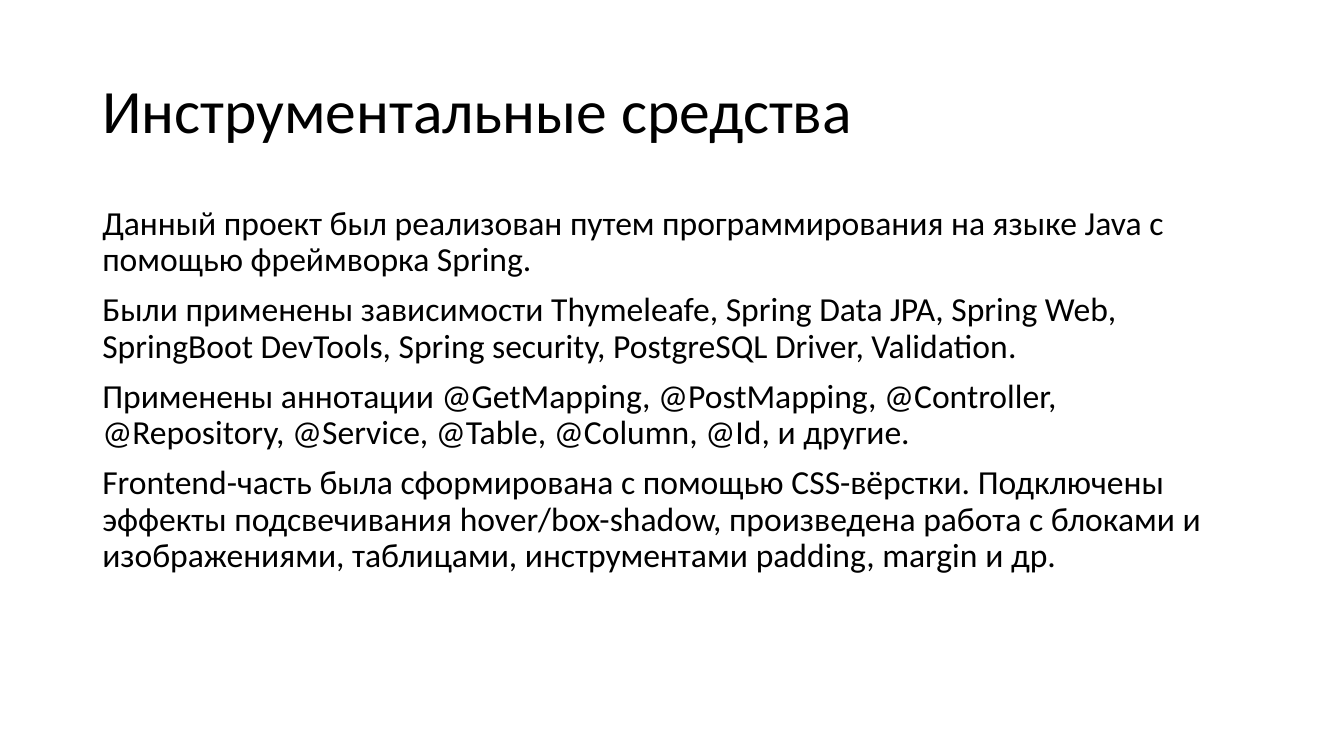
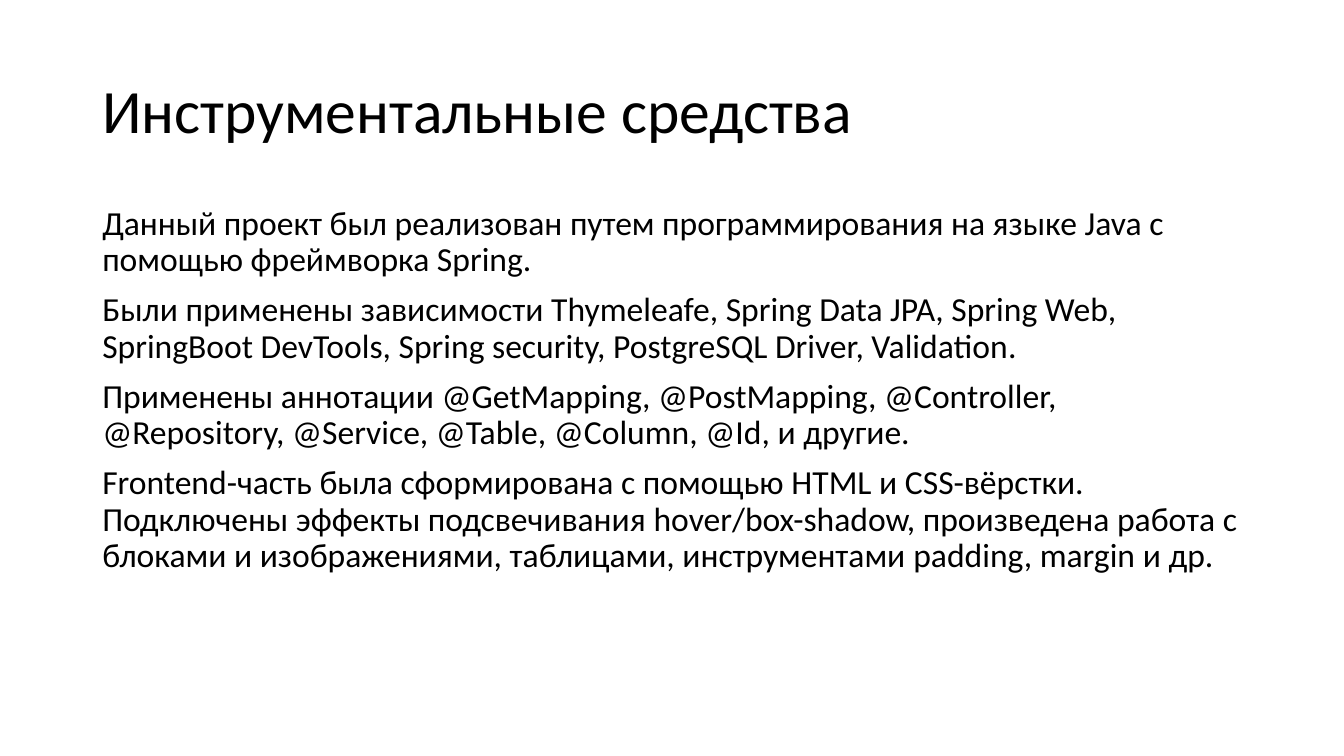
Before and after one commit to niakinina/Att_Itog, a slide deck: slide 6 of Презентация Итоговый проект.ppt (slide 5 before the commit). Drawn at 1344x756 pixels with LibreOffice and Linux fonts; fonts in the diff are those of the drawing. Boxes give left, top, right and bottom in pixels: in the first picture for what was removed or moved away, otherwise in the second. Text is boxed around its words. In the diff, an @@ line names an element or a change of style, - is before the commit and + after.

```diff
--- a/Презентация Итоговый проект.ppt
+++ b/Презентация Итоговый проект.ppt
@@ text at (x1=102, y1=470, x2=1237, y2=573): text changed @@
-Frontend-часть была сформирована с помощью CSS-вёрстки. Подключены эффекты подсвечивания hover/box-shadow, произведена работа с блоками и изображениями, таблицами, инструментами padding, margin и др.
+Frontend-часть была сформирована с помощью HTML и CSS-вёрстки. Подключены эффекты подсвечивания hover/box-shadow, произведена работа с блоками и изображениями, таблицами, инструментами padding, margin и др.
```
Also in this commit, not shown: 3 other slides changed, 1 slide added.
